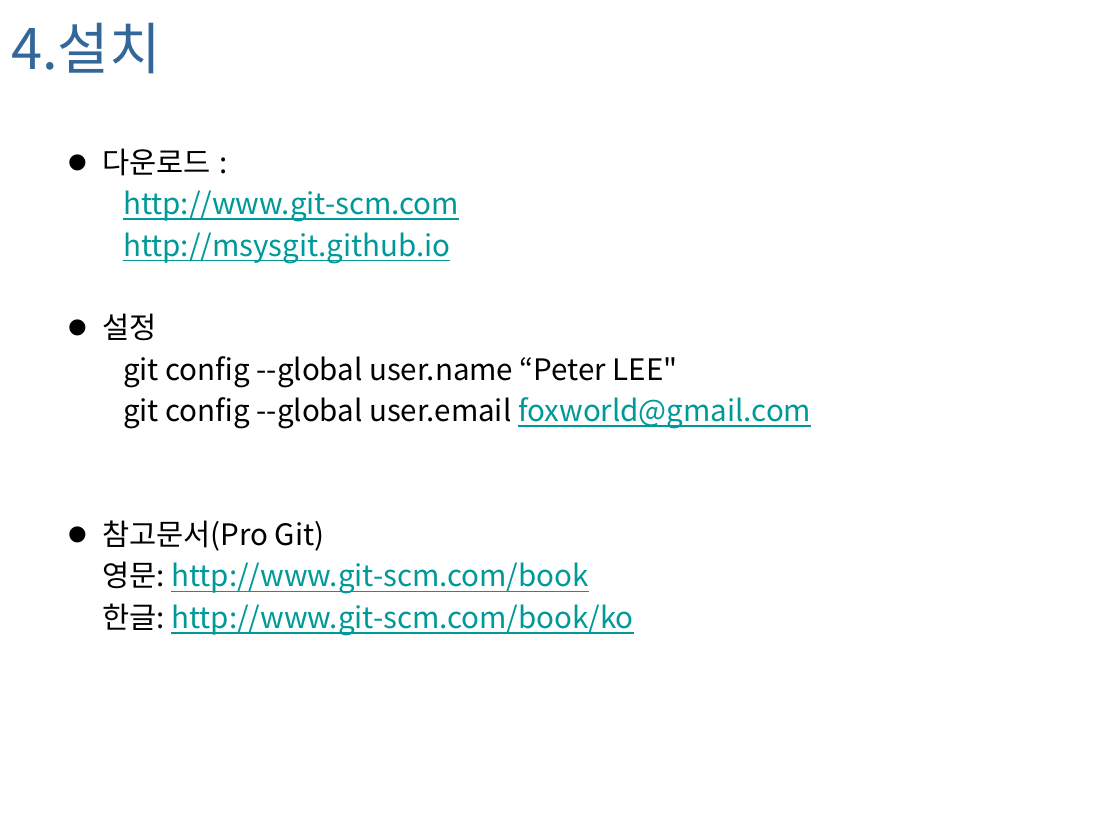
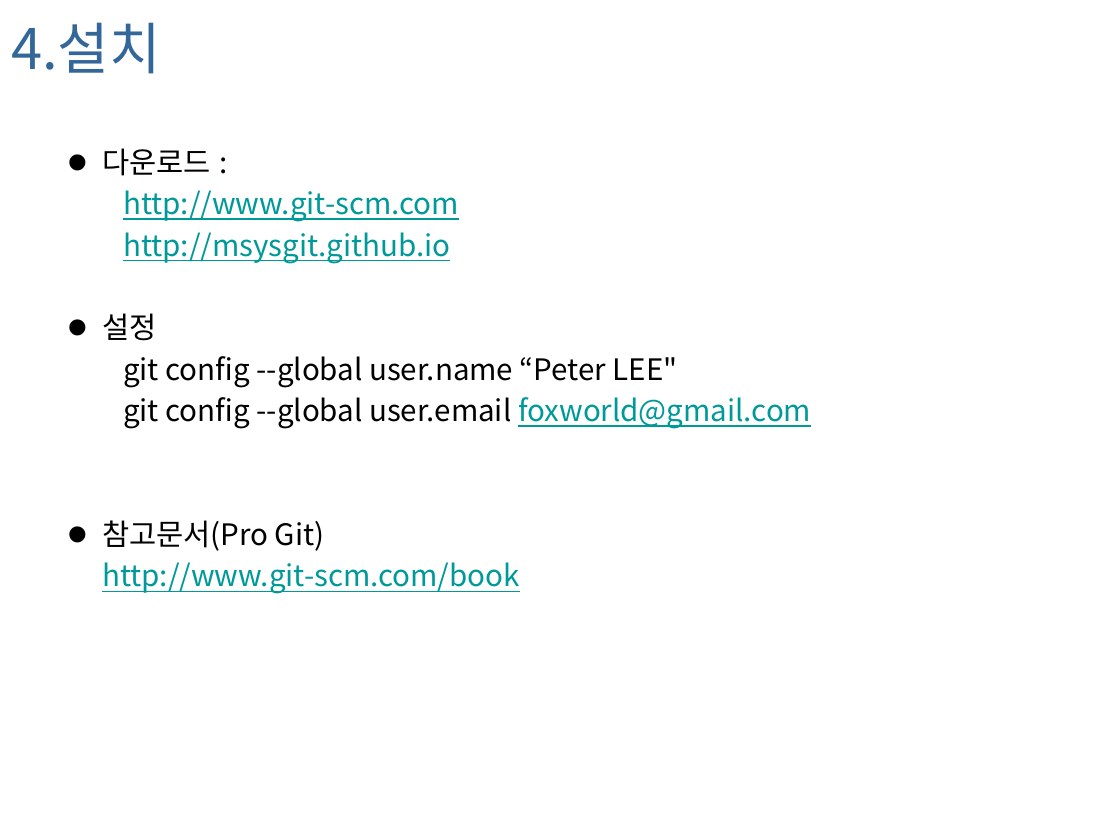
Before and after one commit to foxworld/001-Git, a slide deck: slide 11 of Git_20140210.pptx. Drawn at 1120x840 pixels with LibreOffice and Linux fonts; fonts in the diff are those of the drawing; background and template pictures are left out. Boxes give left, top, right and bottom in pixels: in the first picture for what was removed or moved away, otherwise in the second. Text is boxed around its words. In the diff, an @@ line names an element or a change of style, - is before the commit and + after.

```diff
--- a/Git_20140210.pptx
+++ b/Git_20140210.pptx
@@ text at (102, 562, 519, 594): text changed @@
-  영문: http://www.git-scm.com/book
-  한글: http://www.git-scm.com/book/ko
+  http://www.git-scm.com/book
```
Also in this commit, not shown: 2 other slides changed, 2 other files.
